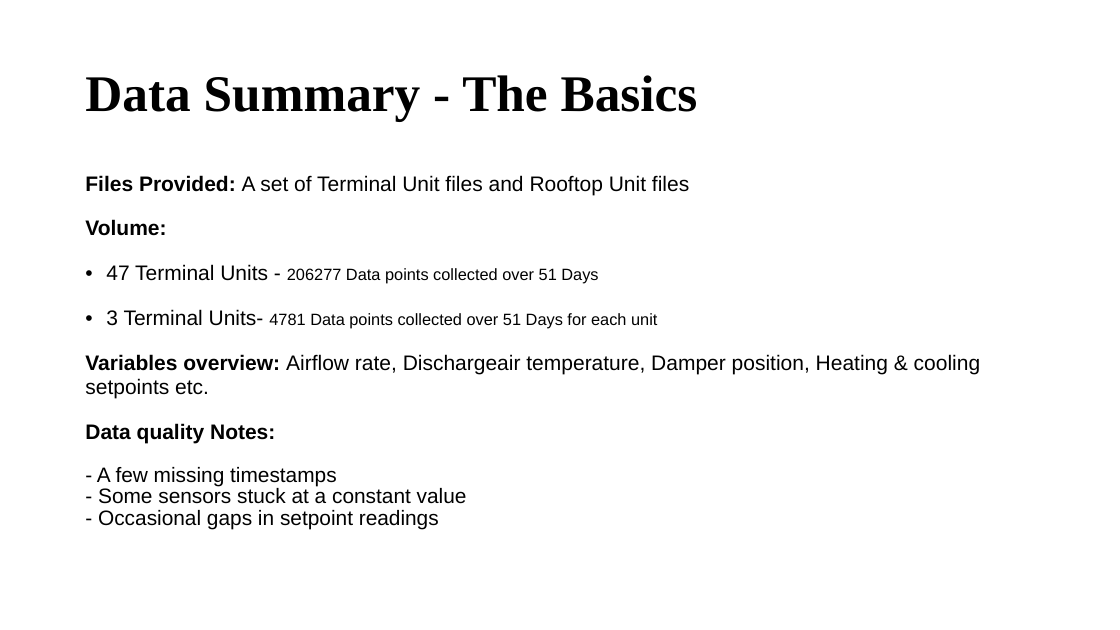
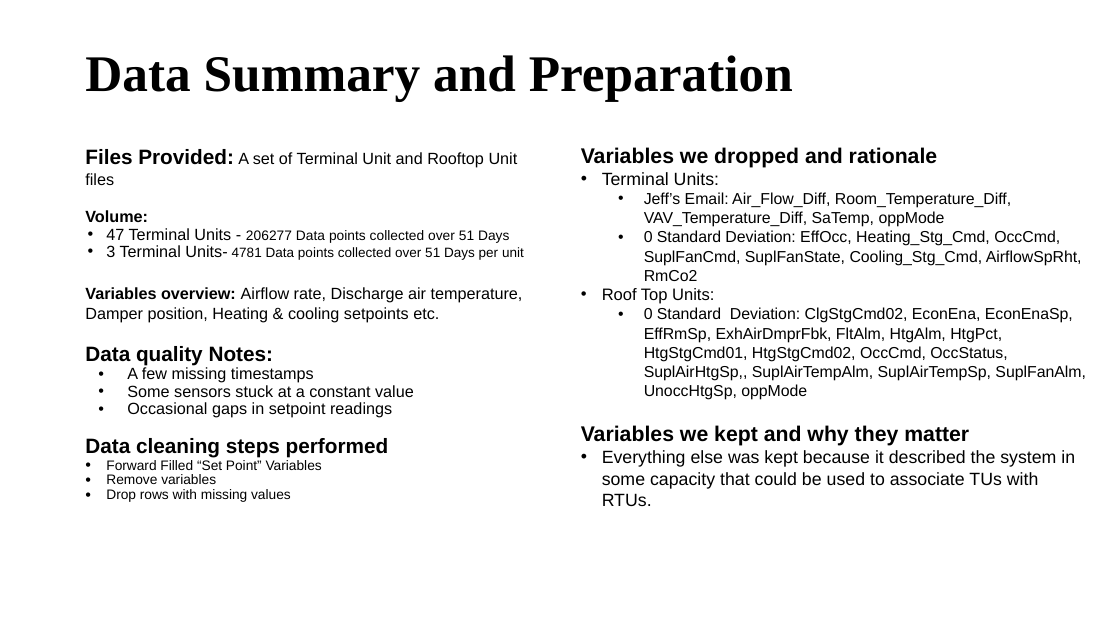
Before and after one commit to west-bri/HVACFinal, a slide deck: slide 4 of HVAC_Final_Presentation.pptx. Drawn at 1120x630 pixels with LibreOffice and Linux fonts; fonts in the diff are those of the drawing. Boxes give left, top, right and bottom in pixels: in the first picture for what was removed or moved away, otherwise in the second. Text is boxed around its words. In the diff, an @@ line names an element or a change of style, - is before the commit and + after.

```diff
--- a/HVAC_Final_Presentation.pptx
+++ b/HVAC_Final_Presentation.pptx
@@ title at [85,55,793,102]: text changed @@
-Data Summary - The Basics
+Data Summary and Preparation
@@ text "Files Provided: A set of ...": place and size @@
-text "Files Provided: A set of ..." at [85,175,981,529]
+text "Files Provided: A set of ..." at [85,149,524,502]
@@ text at [85,149,518,185]: text changed; size 18 to 13.9 pt @@
-Files Provided: A set of Terminal Unit files and Rooftop Unit files
+Files Provided: A set of Terminal Unit and Rooftop Unit files
@@ text added at [581,147,1086,506], 13.6 pt, text #000000 @@
+Variables we dropped and rationale
+• Terminal Units:
+  • Jeff’s Email: Air_Flow_Diff, Room_Temperature_Diff, VAV_Temperature_Diff, SaTemp, oppMode
+  • 0 Standard Deviation: EffOcc, Heating_Stg_Cmd, OccCmd, SuplFanCmd, SuplFanState, Cooling_Stg_Cmd, AirflowSpRht, RmCo2
+• Roof Top Units:
+  • 0 Standard Deviation: ClgStgCmd02, EconEna, EconEnaSp, EffRmSp, ExhAirDmprFbk, FltAlm, HtgAlm, HtgPct, HtgStgCmd01, HtgStgCmd02, OccCmd, OccStatus, SuplAirHtgSp,, SuplAirTempAlm, SuplAirTempSp, SuplFanAlm, UnoccHtgSp, oppMode
+Variables we kept and why they matter
+• Everything else was kept because it described the system in some capacity that could be used to associate TUs with RTUs.
@@ text at [85,210,509,366]: size 18 to 13.9 pt in "Volume:", "47 Terminal Units -"; size 14 to 11.8 pt in "206277 Data points collected over 51 Days"; size 18 to 17.8 pt in "Data quality Notes:"; line spacing 0.95 to 0.9; less space between paragraphs; indent changed @@
@@ text at [85,245,524,323]: text changed; size 18 to 13.9 pt @@
-• 3 Terminal Units- 4781 Data points collected over 51 Days for each unit
-Variables overview: Airflow rate, Dischargeair temperature, Damper position, Heating & cooling setpoints etc.
+• 3 Terminal Units- 4781 Data points collected over 51 Days per unit
+Variables overview: Airflow rate, Discharge air temperature, Damper position, Heating & cooling setpoints etc.
@@ text at [85,367,414,502]: text changed; size 17.9 to 13.9 pt @@
-- A few missing timestamps
-- Some sensors stuck at a constant value
-- Occasional gaps in setpoint readings
+• A few missing timestamps
+• Some sensors stuck at a constant value
+• Occasional gaps in setpoint readings
+Data cleaning steps performed
+• Forward Filled “Set Point” Variables
+• Remove variables
+• Drop rows with missing values
```
Also in this commit, not shown: 7 other slides changed, 2 slides added, 2 slides removed.
